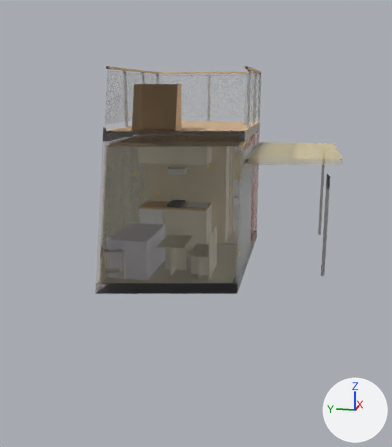
Renders of the glTF model public/designs/studio/model/studio.glb from each side of a commit.
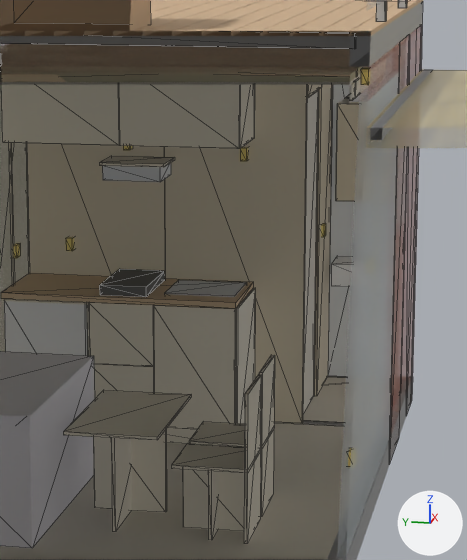
Each version is shown whole from a 50 mm camera at (-6.82, -3.4, 3.28) aimed at (1.78, -1.68, 1.13), then close up on the part from 35% to 70% of the width and 27% to 63% of the height. The lights are fixed; the arrows at lower right show +X, +Y and +Z. The older version's two pictures come first. The close-ups show mesh edges as thin lines. Everything nearer to the camera than a plane just in front of the edit is cut away. Where no turn or scale is listed for an object, it has been applied to the vertices.

Objects in the first close-up: 'K0-ROOF', 'K0-SLIDER', 'K1-SPC', 'K11-56', 'K2-01', 'K2-02', 'K3-H-12', 'K3-HOB', 'K3-HOOD', 'K3-HS', 'K3-S-07', 'K3-SINK', 'K3-T-02', 'K3-T-05', 'K3-T-06', 'K3-T-07', 'K3-WT', 'K6-01', 'K6-SOFA', 'K7-20', 'K8-L7', 'K8-P10' and 64 more.
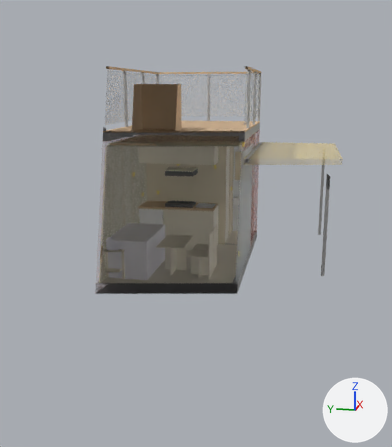
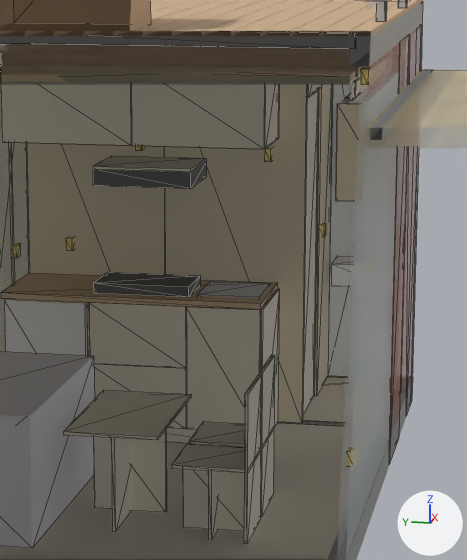
Pixel boxes (x1, y1, x2, y2) of what changed, in the close-ups (467 x 560 px):
'K3-S-07', moved, rescaled (8% narrower)
    before: (154, 305, 236, 430)
    after: (186, 307, 261, 430)
'K3-T-07', moved, rescaled (11% wider)
    before: (119, 85, 240, 149)
    after: (131, 85, 265, 149)
'K3-WT', rescaled
    before: (1, 273, 253, 309)
    after: (1, 273, 277, 310)
'K7-20', moved
    before: (236, 288, 255, 424)
    after: (261, 289, 279, 428)
'K3-HOB', moved, rescaled (64% wider, 10% shorter)
    before: (100, 269, 165, 297)
    after: (93, 272, 200, 297)
'K3-HOOD', reshaped, moved, rescaled (63% wider, 40% taller)
    before: (102, 163, 171, 182)
    after: (93, 162, 206, 189)
'K3-T-02', moved
    before: (239, 85, 254, 149)
    after: (265, 85, 279, 149)
'K3-HS', moved, rescaled (48% wider, 38% taller)
    before: (99, 155, 175, 167)
    after: (93, 155, 206, 172)
'K3-SINK', moved, rescaled (12% narrower)
    before: (164, 280, 247, 297)
    after: (197, 281, 270, 298)
'K8-P10', moved
    before: (240, 147, 248, 161)
    after: (264, 148, 272, 162)
'K8-L7', moved
    before: (123, 146, 133, 150)
    after: (135, 146, 145, 151)
'K3-T-05', rescaled (mostly hidden)
    before: (254, 85, 255, 124)
    after: (278, 117, 279, 139)

The change, as a diff of the scene's bpy script:
```diff
--- a/public/designs/studio/model/studio.glb.py
+++ b/public/designs/studio/model/studio.glb.py
@@ ob_k3_hob @@
 ob_k3_hob = bpy.data.objects.new('K3-HOB', me_black)
-ob_k3_hob.location = (4.008, -0.606, 0.9)
-ob_k3_hob.scale = (0.52, 0.288, 0.06)
+ob_k3_hob.location = (4.058, -0.555, 0.9)
+ob_k3_hob.scale = (0.35, 0.59, 0.06)
@@ ob_k3_hood @@
-ob_k3_hood = bpy.data.objects.new('K3-HOOD', me_stainless)
-ob_k3_hood.location = (4.258, -0.57, 1.56)
-ob_k3_hood.scale = (0.3, 0.36, 0.09)
+ob_k3_hood = bpy.data.objects.new('K3-HOOD', me_black)
+ob_k3_hood.location = (4.098, -0.55, 1.55)
+ob_k3_hood.scale = (0.48, 0.6, 0.1)
@@ ob_k3_hs @@
 ob_k3_hs = bpy.data.objects.new('K3-HS', me_ply18)
-ob_k3_hs.location = (4.258, -0.55, 1.65)
-ob_k3_hs.scale = (0.32, 0.4, 0.018)
+ob_k3_hs.location = (4.098, -0.55, 1.65)
+ob_k3_hs.scale = (0.48, 0.6, 0.018)
@@ ob_k3_s_02 @@
 ob_k3_s_02 = bpy.data.objects.new('K3-S-02', me_ply18)
-ob_k3_s_02.location = (3.978, -1.432, 0.1)
+ob_k3_s_02.location = (3.978, -1.582, 0.1)
 ob_k3_s_02.scale = (0.588, 0.018, 0.762)
@@ ob_k3_s_07 @@
 ob_k3_s_07 = bpy.data.objects.new('K3-S-07', me_ply18)
-ob_k3_s_07.location = (3.96, -0.952, 0.102)
-ob_k3_s_07.scale = (0.018, 0.497, 0.758)
+ob_k3_s_07.location = (3.96, -1.151, 0.102)
+ob_k3_s_07.scale = (0.018, 0.447, 0.758)
@@ ob_k3_sink @@
 ob_k3_sink = bpy.data.objects.new('K3-SINK', me_stainless)
-ob_k3_sink.location = (4.108, -0.985, 0.72)
-ob_k3_sink.scale = (0.42, 0.43, 0.185)
+ob_k3_sink.location = (4.108, -1.185, 0.72)
+ob_k3_sink.scale = (0.42, 0.38, 0.185)
@@ ob_k3_t_02 @@
 ob_k3_t_02 = bpy.data.objects.new('K3-T-02', me_ply18)
-ob_k3_t_02.location = (4.078, -1.432, 1.8)
+ob_k3_t_02.location = (4.078, -1.582, 1.8)
 ob_k3_t_02.scale = (0.488, 0.018, 0.5)
@@ ob_k3_t_05 @@
 ob_k3_t_05.location = (4.566, 0.0, 1.8)
-ob_k3_t_05.scale = (0.012, 1.45, 0.5)
+ob_k3_t_05.scale = (0.012, 1.6, 0.5)
@@ ob_k3_t_07 @@
 ob_k3_t_07 = bpy.data.objects.new('K3-T-07', me_ply18)
-ob_k3_t_07.location = (4.06, -0.727, 1.802)
-ob_k3_t_07.scale = (0.018, 0.722, 0.496)
+ob_k3_t_07.location = (4.06, -0.801, 1.802)
+ob_k3_t_07.scale = (0.018, 0.797, 0.496)
@@ ob_k3_wt @@
 ob_k3_wt.location = (3.958, 0.0, 0.862)
-ob_k3_wt.scale = (0.62, 1.45, 0.038)
+ob_k3_wt.scale = (0.62, 1.6, 0.038)
@@ ob_k7_20 @@
 ob_k7_20 = bpy.data.objects.new('K7-20', me_ply12)
-ob_k7_20.location = (3.978, -1.45, 0.0)
+ob_k7_20.location = (3.978, -1.6, 0.0)
 ob_k7_20.scale = (0.6, 0.012, 0.862)
@@ ob_k8_l7 @@
 ob_k8_l7 = bpy.data.objects.new('K8-L7', me_electric)
-ob_k8_l7.location = (4.238, -0.705, 1.75)
+ob_k8_l7.location = (4.238, -0.78, 1.75)
 ob_k8_l7.scale = (0.08, 0.04, 0.08)
@@ ob_k8_p10 @@
 ob_k8_p10 = bpy.data.objects.new('K8-P10', me_electric)
-ob_k8_p10.location = (4.538, -1.37, 1.66)
+ob_k8_p10.location = (4.538, -1.52, 1.66)
 ob_k8_p10.scale = (0.08, 0.04, 0.08)
```
